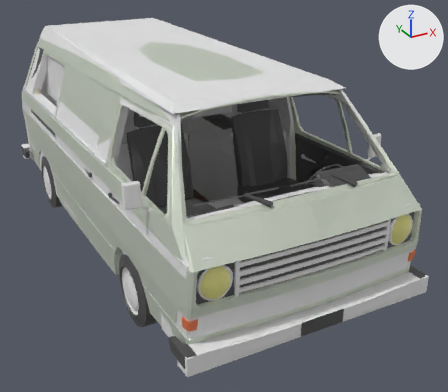
Renders of the Blender file Assets/Models/Blend/Car.blend from each side of a commit.
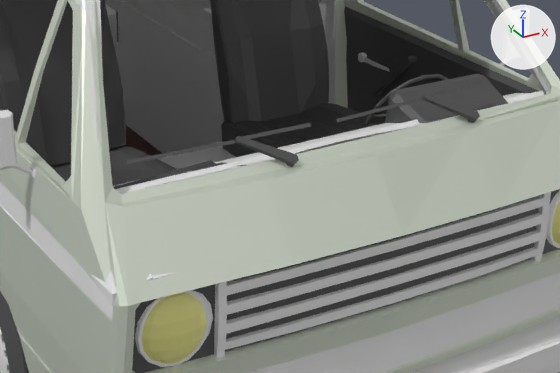
Old and new are each drawn whole from a 50 mm lens placed at (-3.53, -7.83, 4.46), pointed at (0.48, -0.55, 0.82) and again close up on the part from 30% to 88% of the width and 33% to 77% of the height. Arrows for +X, +Y and +Z are at upper right; the lights stay in place. Objects named as collision shapes, trigger or cutter boxes, shadow casters or lower levels of detail are left out.

Script lines for the objects in view, before the commit:
```python
me_cube_081 = bpy.data.meshes.new('Cube.081')
me_cube_081.from_pydata([(-2.06, -1.1, -0.99), (-2.06, -1.13, 0.11), (-2.06, -0.71, -1.02), (-2.06, -0.72, 0.35), (0.49, -1.1, -0.99), (0.49, -1.13, 0.11), (0.49, -0.71, -1.02), (0.49, -0.72, 0.35)], [], [(0, 1, 3, 2), (2, 3, 7, 6), (6, 7, 5, 4), (4, 5, 1, 0), (2, 6, 4, 0), (7, 3, 1, 5)])
me_cylinder_010 = bpy.data.meshes.new('Cylinder.010')
me_cylinder_010.from_pydata(...)  # 43 vertices, 38 faces; spans x -28.6..5.7, y -0.8..7.4, z -0.2..1.8
me_cylinder_010.materials.append(mat_material_002)  # dark grey #4e4e4e
me_cylinder_011 = bpy.data.meshes.new('Cylinder.011')
me_cylinder_011.from_pydata(...)  # 43 vertices, 38 faces; spans x -28.6..5.6, y -1.0..5.9, z -1.3..2.4
me_cylinder_011.materials.append(mat_material_002)  # dark grey #4e4e4e
ob_дворник_левый = bpy.data.objects.new('Дворник левый', me_cylinder_010)
ob_дворник_левый.location = (0.672, -3.083, 1.868)
ob_дворник_левый.rotation_euler = (0.712, 0.0766, 0.0)  # degrees (41, 4.4, 0)
ob_дворник_левый.scale = (0.0275, 0.0275, 0.0275)
ob_дворник_правый = bpy.data.objects.new('Дворник правый', me_cylinder_011)
ob_дворник_правый.location = (-0.408, -3.083, 1.868)
ob_дворник_правый.rotation_euler = (0.712, 0.0766, 0.0)  # degrees (41, 4.4, 0)
ob_дворник_правый.scale = (0.0275, 0.0275, 0.0275)
ob_кровать_017 = bpy.data.objects.new('Кровать.017', me_cube_081)
ob_кровать_017.parent = ob_colliders
ob_кровать_017.matrix_parent_inverse = Matrix(((1.0, 0.0, 0.0, -0.0297), (0.0, 1.0, 0.0, -1.414), (0.0, 0.0, 1.0, -0.589), (0.0, 0.0, 0.0, 1.0)))
ob_кровать_017.location = (0.801, -2.215, 1.506)
# also in view: 'чтото' at (0.98, -0.13, 0.91); 'Зеркало левое' at (1.55, -2.39, 1.93); 'Кровать.020' at (0.01, -3.39, 0.59); 'Кузов' at (0.0, 0.06, 1.59); 'Решетка' at (0.0, -3.38, 1.34)
```
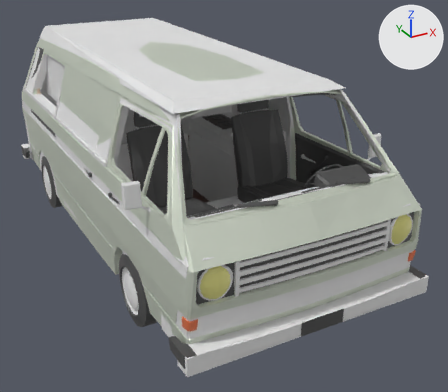
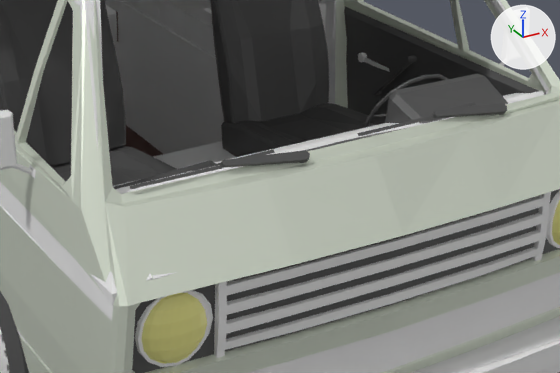
Pixel boxes [x1, y1, x2, y2] of what changed, in the close-ups (560 x 373 px):
'Дворник правый', reshaped, moved, turned: before [126, 123, 311, 167]; after [130, 149, 310, 189]
'Дворник левый', reshaped, moved, turned: before [336, 80, 482, 123]; after [358, 102, 507, 136]

Patch to the scene script:
```diff
--- a/Assets/Models/Blend/Car.blend.py
+++ b/Assets/Models/Blend/Car.blend.py
@@ me_cylinder_010 @@
 # used by ob_дворник_левый; location = (0.672, -3.083, 1.868); rotation_euler = (0.712, 0.0766, 0.0), in degrees (41, 4.4, 0); scale = (0.0275, 0.0275, 0.0275)
-me_cylinder_010.from_pydata(...)  # 43 vertices, 38 faces; spans x -28.6..5.7, y -0.8..7.4, z -0.2..1.8
+me_cylinder_010.from_pydata(...)  # 43 vertices, 38 faces; spans x -31.8..0.9, y -0.7..2.6, z -0.2..1.8
+# me_cylinder_010 part 1: 43 of 43 vertices moved; they spanned x -28.6..5.7, y -0.8..7.4, z -0.2..1.8 and now span x -31.8..0.9, y -0.7..2.6, z -0.2..1.8; mean shift (-3.7, -2.4, 0.0); largest move (5.7, 6.7, 0.8) -> (-4.9, 2.0, 0.8)
 me_cylinder_010.materials.append(mat_material_002)
@@ me_cylinder_011 @@
 # used by ob_дворник_правый; location = (-0.408, -3.083, 1.868); rotation_euler = (0.712, 0.0766, 0.0), in degrees (41, 4.4, 0); scale = (0.0275, 0.0275, 0.0275)
-me_cylinder_011.from_pydata(...)  # 43 vertices, 38 faces; spans x -28.6..5.6, y -1.0..5.9, z -1.3..2.4
+me_cylinder_011.from_pydata(...)  # 43 vertices, 38 faces; spans x -31.8..0.9, y -0.7..2.6, z -0.2..1.8
+# me_cylinder_011 part 2: 43 of 43 vertices moved; they spanned x -28.6..5.6, y -1.0..5.9, z -1.3..2.4 and now span x -31.8..0.9, y -0.7..2.6, z -0.2..1.8; mean shift (-3.6, -2.2, -0.1); largest move (5.6, 5.2, 2.3) -> (-4.9, 2.0, 0.8)
 me_cylinder_011.materials.append(mat_material_002)
@@ ob_дворник_левый @@
 ob_дворник_левый = bpy.data.objects.new('Дворник левый', me_cylinder_010)
-ob_дворник_левый.location = (0.672, -3.083, 1.868)
-ob_дворник_левый.rotation_euler = (0.712, 0.0766, 0.0)  # degrees (41, 4.4, 0)
+ob_дворник_левый.location = (0.868, -3.069, 1.865)
+ob_дворник_левый.rotation_euler = (0.712, 0.0505, -0.0097)  # degrees (41, 2.9, -0.6)
 ob_дворник_левый.scale = (0.0275, 0.0275, 0.0275)
@@ ob_дворник_правый @@
 ob_дворник_правый = bpy.data.objects.new('Дворник правый', me_cylinder_011)
-ob_дворник_правый.location = (-0.408, -3.083, 1.868)
-ob_дворник_правый.rotation_euler = (0.712, 0.0766, 0.0)  # degrees (41, 4.4, 0)
+ob_дворник_правый.location = (-0.341, -3.092, 1.871)
+ob_дворник_правый.rotation_euler = (0.709, 0.0294, -0.0631)  # degrees (41, 1.7, -3.6)
 ob_дворник_правый.scale = (0.0275, 0.0275, 0.0275)
```
